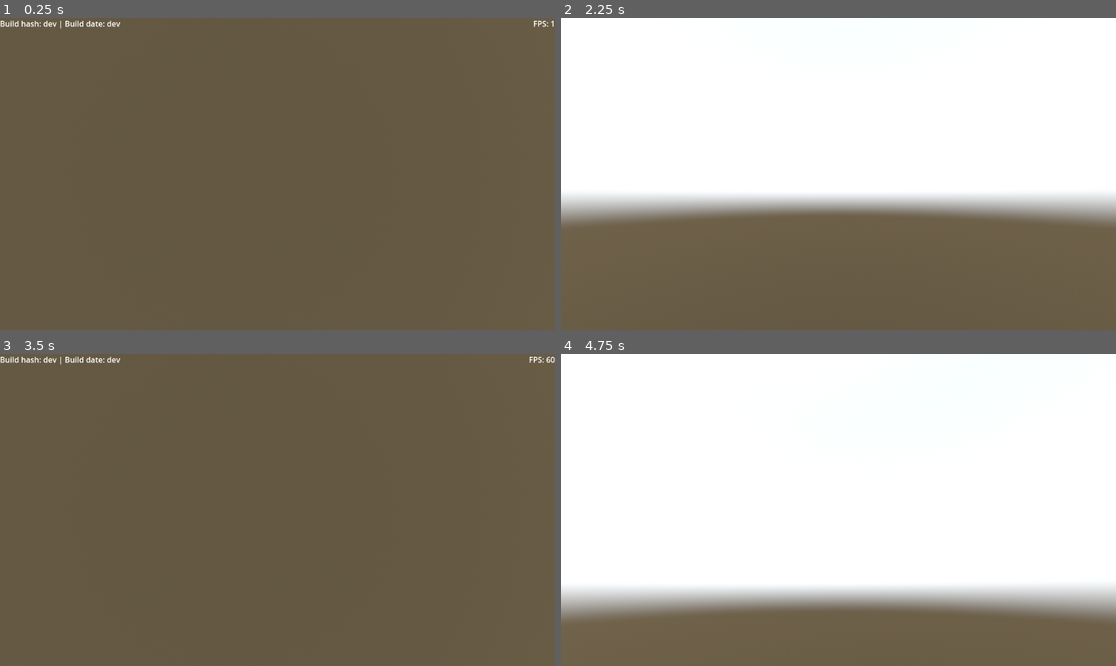
Above: before the commit, frames 1-4 (two rows, left to right).
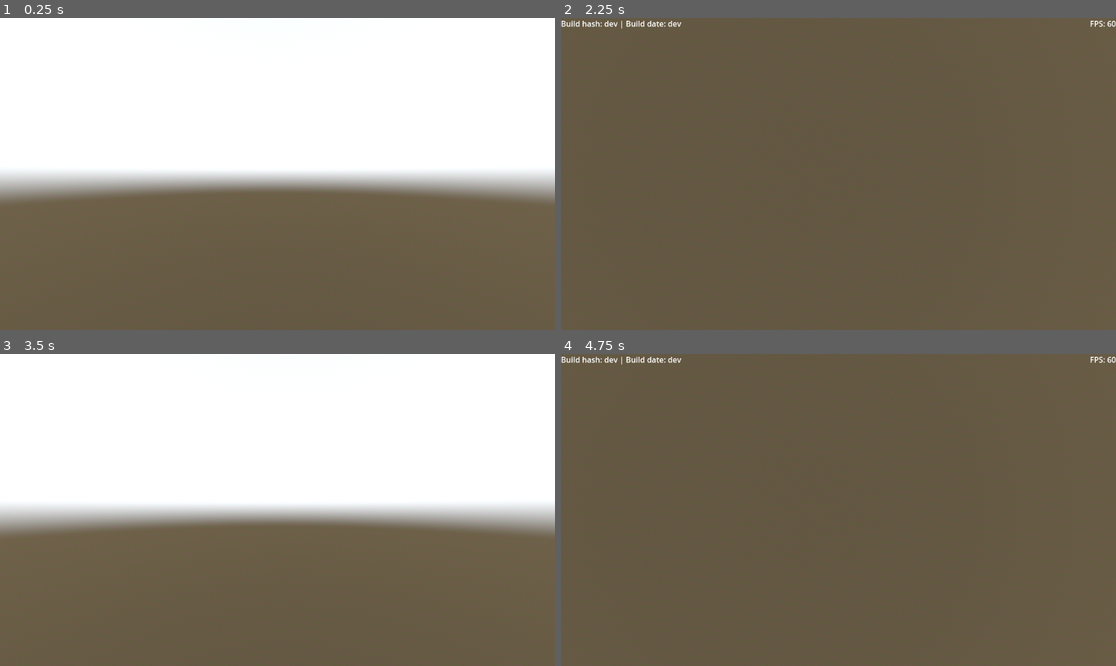
Above: after the commit, the same moments.

Repository: RichTeaMan/map-boy
Game: Godot game, scene res://main.tscn
Same seed, same stepped clock (60 frames per second), same inputs: the game is played once before the commit and once after it.
Inputs (mouse positions are in pixels of both pictures, inside the frame that each line leads up to):
- Up to frame 1 (0.25 s): no input
- Up to frame 2 (2.25 s): tap Enter at 0.5 s; move the mouse to (960, 158) at 0.52 s; hold D (right) 0.53-1.25 s; tap C (camera_change) at 0.6 s; click (960, 158) at 0.67 s; drag from (727, 189) to (810, 236) at 1.27 s; tap Space at 2 s; move the mouse to (894, 105) at 2.02 s; hold D (right) from 2.03 s (still down); tap Mouse wheel down (mouse_wheel_down) at 2.1 s; click (894, 105) at 2.17 s
- Up to frame 3 (3.5 s): tap C (camera_change) at 2.3 s; release D (right) at 2.75 s; tap Enter at 2.75 s; drag from (249, 572) to (111, 463) at 2.77 s
- Up to frame 4 (4.75 s): tap Space at 3.5 s; move the mouse to (1005, 556) at 3.52 s; hold A (left) 3.53-4.25 s; tap C (camera_change) at 3.6 s; click (1005, 556) at 3.67 s; tap Enter at 4.25 s; drag from (672, 463) to (755, 432) at 4.27 s

The runs differ from the first frame. In frame 1, 57% of the frame differs, in the area x 0-100%, y 0-60%; in frame 2, 64%; in frame 3, 56%; in frame 4, 83%, in the area x 0-100%, y 0-86%.
Error before the commit: Invalid access to property or key 'tiles' on a base object of type 'Nil'. (res://main.gd:200)
Error after the commit: Invalid access to property or key 'tiles' on a base object of type 'Nil'. (res://main.gd:207)

Commit message:
Added control scheme abstraction. Mouse now looks in FPS mode

Diff:
--- /dev/null
+++ b/app/controllers/control_scheme.gd
@@ -0,0 +1,5 @@
+class_name ControlScheme
+
+var camera: Camera3D
+var controllers: Array[Controller]
+var locks_mouse: bool
--- a/app/main.gd
+++ b/app/main.gd
@@ -2,7 +2,8 @@
 
 const layer_factor = 0.1
 
-var controllers: Array[Controller] = []
+var control_schemes: Array[ControlScheme] = []
+var current_control_scheme: ControlScheme
 
 var loaded_tiles = {}
 var loaded_large_area_ids = {}
@@ -20,12 +21,25 @@
 var load_window = 0.02
 
 func _ready():
-    controllers.append_array([
+    var street_scheme := ControlScheme.new()
+    street_scheme.camera = %street_camera
+    street_scheme.controllers = [
         StreetKeyboardController.new(),
+        StreetMouseController.new(),
+    ]
+    street_scheme.locks_mouse = true
+    var satellite_scheme := ControlScheme.new()
+    satellite_scheme.camera = %satellite_camera
+    satellite_scheme.controllers = [
         SatelliteKeyboardController.new(),
         SatelliteMouseController.new(),
-        StreetMouseController.new(),
+    ]
+    satellite_scheme.locks_mouse = false
+    control_schemes.append_array([
+        street_scheme,
+        satellite_scheme
     ])
+    switch_to_control_scheme(street_scheme)
 
     var start = Global.lat_lon_to_vector(51.4995145764631, -0.126637687351658)
     %cameras.position.x = start.x
@@ -70,39 +84,32 @@
     purge_map_area_nodes()
 
     # camera movement
-    var is_street_mode: bool = %street_camera.current
-    var is_satellite_mode: bool = %satellite_camera.current
-    for controller in controllers:
-        if is_street_mode && controller.is_street_controller():
-            controller.control(%street_camera, %cameras, delta, get_viewport())
-        if is_satellite_mode && controller.is_satellite_controller():
-            controller.control(%satellite_camera, %cameras, delta, get_viewport())
+    for controller in current_control_scheme.controllers:
+        controller.control(current_control_scheme.camera, %cameras, delta, get_viewport())
 
     if Input.is_action_just_pressed("camera_change"):
-        var cameras = []
-        for cam in %cameras.get_children():
-            if cam is Camera3D:
-                cameras.append(cam)
-        var i = 0
-        var current_cam_id = 0
-        for cam in cameras:
-            if cam.current:
-                cam.current = false
-                break
-            i += 1
-        var next_cam_id = (i + 1) % cameras.size()
-        cameras[next_cam_id].current = true
+        var current_scheme_id = control_schemes.find(current_control_scheme)
+        var next_scheme_id = (current_scheme_id + 1) % control_schemes.size()
+        var next_scheme = control_schemes[next_scheme_id]
+        switch_to_control_scheme(next_scheme)
 
     refresh_tile_queue()
+
+func switch_to_control_scheme(new_control_scheme: ControlScheme) -> void:
+    for control_scheme in control_schemes:
+        control_scheme.camera.current = false
+    new_control_scheme.camera.current = true
+    if new_control_scheme.locks_mouse:
+        Global.capture_mouse()
+    else:
+        Global.release_mouse()
+    current_control_scheme = new_control_scheme
 
 func _input(event: InputEvent) -> void:
     var is_street_mode: bool = %street_camera.current
     var is_satellite_mode: bool = %satellite_camera.current
-    for controller in controllers:
-        if is_street_mode && controller.is_street_controller():
-            controller.handle_input(event)
-        if is_satellite_mode && controller.is_satellite_controller():
-            controller.handle_input(event)
+    for controller in current_control_scheme.controllers:
+        controller.handle_input(event)
 
 func refresh_tile_queue():
     if tiles_pending:
--- a/app/singletons/global.gd
+++ b/app/singletons/global.gd
@@ -1,6 +1,8 @@
 extends Node
 
 var coord_factor = 40_075_000 / 360
+
+var mouse_captured := false
 
 signal teleport(lat: float, lon, float)
 
@@ -33,3 +35,14 @@
 func lat_lon_to_vector3(lat: float, height: float, lon: float) -> Vector3:
     var v2 = lat_lon_to_vector(lat, lon)
     return Vector3(v2.x, height, v2.y)
+
+func capture_mouse() -> void:
+    Input.set_mouse_mode(Input.MOUSE_MODE_CAPTURED)
+    mouse_captured = true
+
+func release_mouse() -> void:
+    Input.set_mouse_mode(Input.MOUSE_MODE_VISIBLE)
+    mouse_captured = false
+
+func is_mouse_captured():
+    return mouse_captured
Not shown, added: app/controllers/control_scheme.gd.uid
